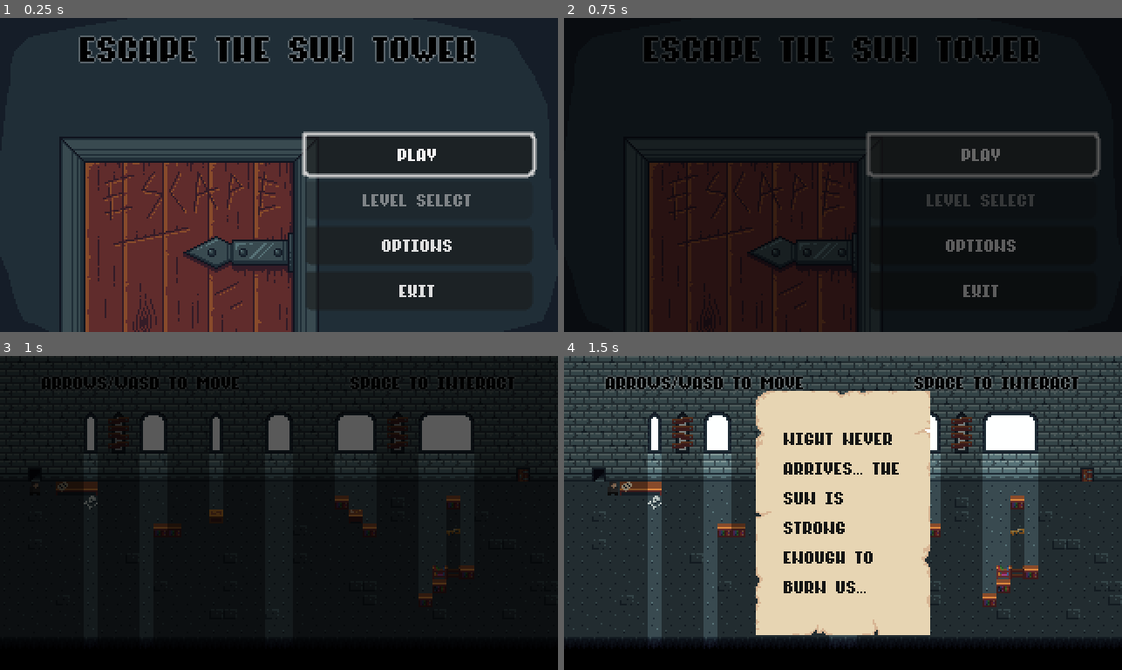
Above: before the commit, frames 1-4 (two rows, left to right).
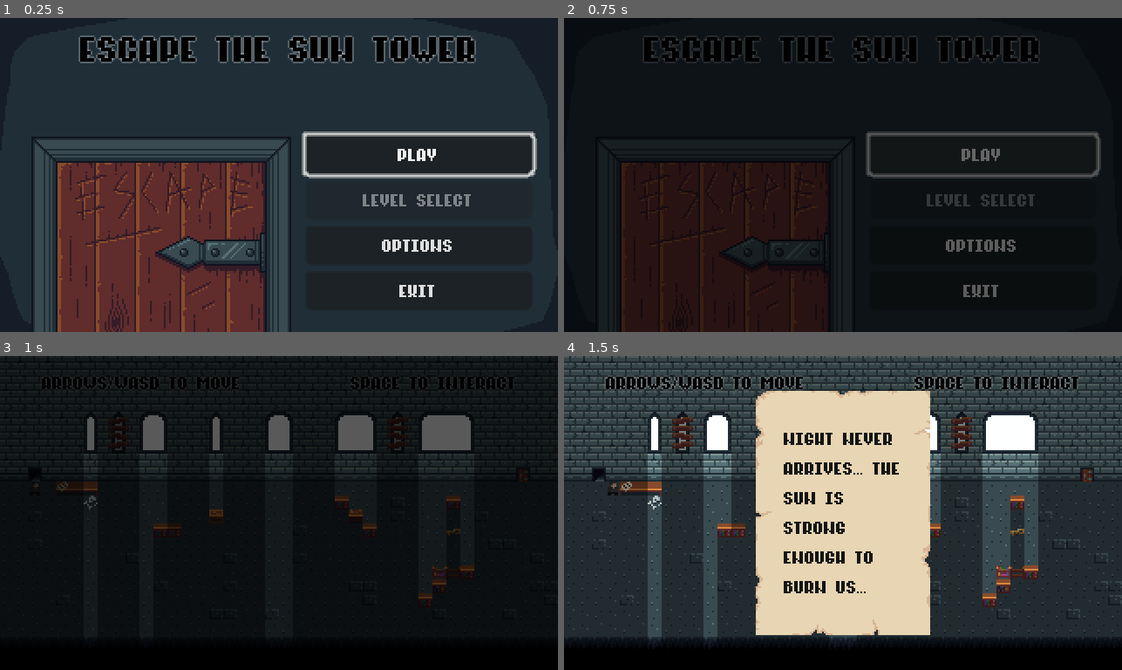
Above: after the commit, the same moments.

Repository: veren-damyanov/suntower
Game: Godot game, scene res://scenes/main_menu.tscn
Same seed, same stepped clock (60 frames per second), same inputs: the game is played once before the commit and once after it.
Inputs:
- Up to frame 1 (0.25 s): no input
- Up to frame 2 (0.75 s): click "play" at 0.5 s
- Up to frame 3 (1 s): no input
- Up to frame 4 (1.5 s): hold Right (right) from 1.28 s (still down); hold Space (interact) from 1.28 s (still down)

The runs differ from the first frame. In frame 1, 15% of the frame differs, in the area x 5-58%, y 37-100%; in frame 2, 2.8%; in frame 3, nothing differs; in frame 4, nothing differs.

Commit message:
Update title background and add death sound

Diff:
--- a/scripts/player.gd
+++ b/scripts/player.gd
@@ -133,6 +133,7 @@
 func death():
     self.dead = true
     self.play('death')
+    self.push_audio.play()
 
 func _on_animation_finished():
     if self.dead:
Binary file changed: assets/sprites/main_menu.png
